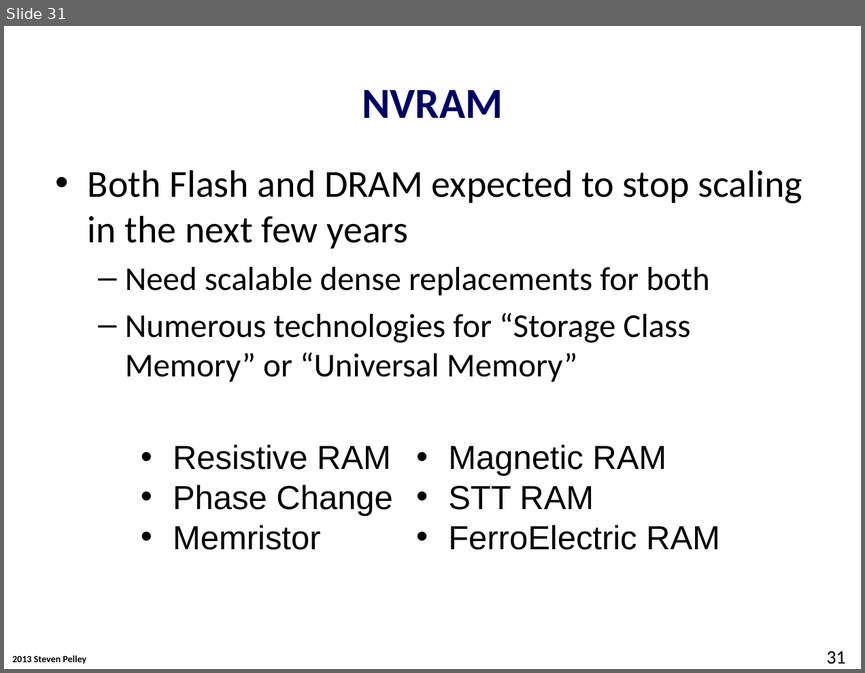
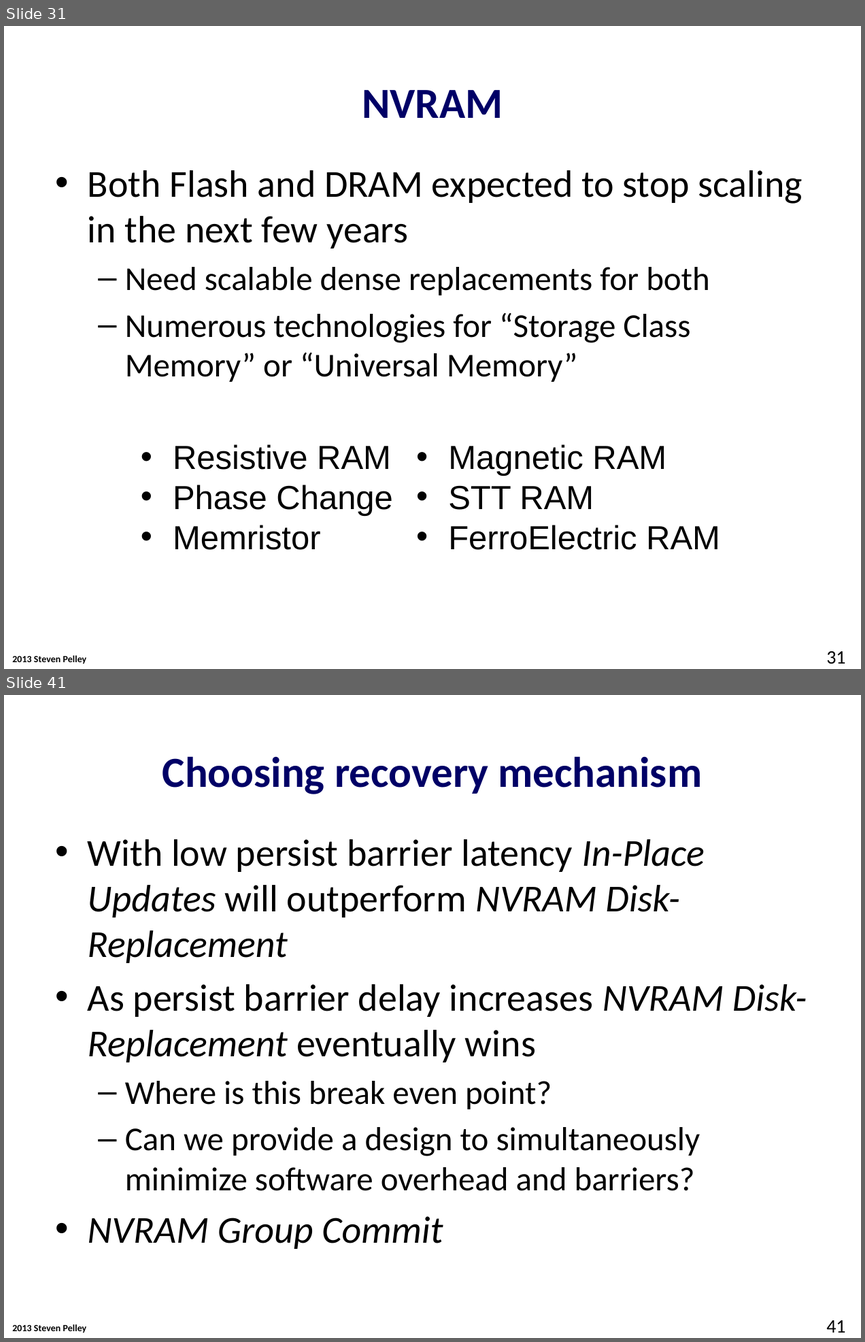
Before and after one commit to Abulila/dissertation, a slide deck: proposal/proposal.pptx. Shown one above the other, each under a label of ours: slide 31 before the commit, slides 31 and 41 after it; the slides between them are not shown. The pictures are 865x673 and 865x1342 pixels, drawn with LibreOffice and Linux fonts; fonts in the diff are those of the drawing; background and template pictures are left out. Boxes give left, top, right and bottom in pixels: in the first picture for what was removed or moved away, otherwise in the second. Text is boxed around its words. In the diff, an @@ line names an element or a change of style, - is before the commit and + after.

```diff
--- a/proposal/proposal.pptx
+++ b/proposal/proposal.pptx
@@ slide 41 added at bbox=[4, 695, 861, 1338], background #FFFFFF; not listed: 1 template element that a slide beside it also shows @@
@@ title added at bbox=[162, 756, 702, 794], 36 pt, text #000066, bold @@
+Choosing recovery mechanism
@@ text added at bbox=[88, 839, 807, 1249], 32 pt, text #000000 @@
+• With low persist barrier latency In-Place Updates will outperform NVRAM Disk-Replacement
+• As persist barrier delay increases NVRAM Disk-Replacement eventually wins
+  – Where is this break even point?
+  – Can we provide a design to simultaneously minimize software overhead and barriers?
+• NVRAM Group Commit
@@ page number added at bbox=[826, 1320, 845, 1332], 16 pt, text #000000 @@
+41
```
Also in this commit, not shown: 2 slides changed, 19 other slides added.
